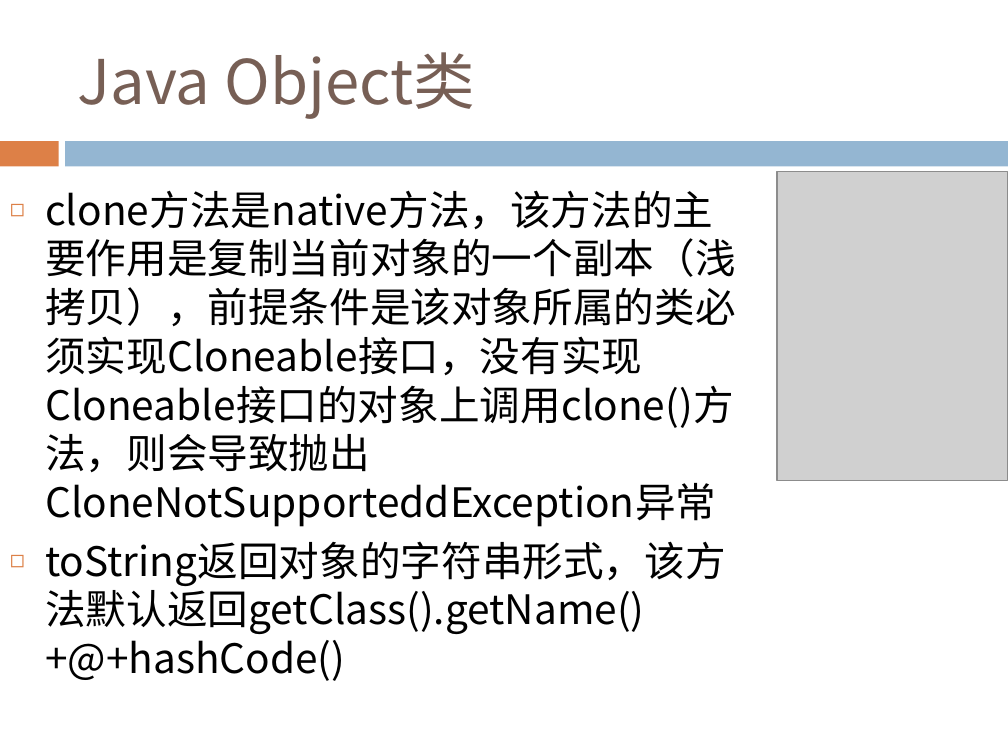
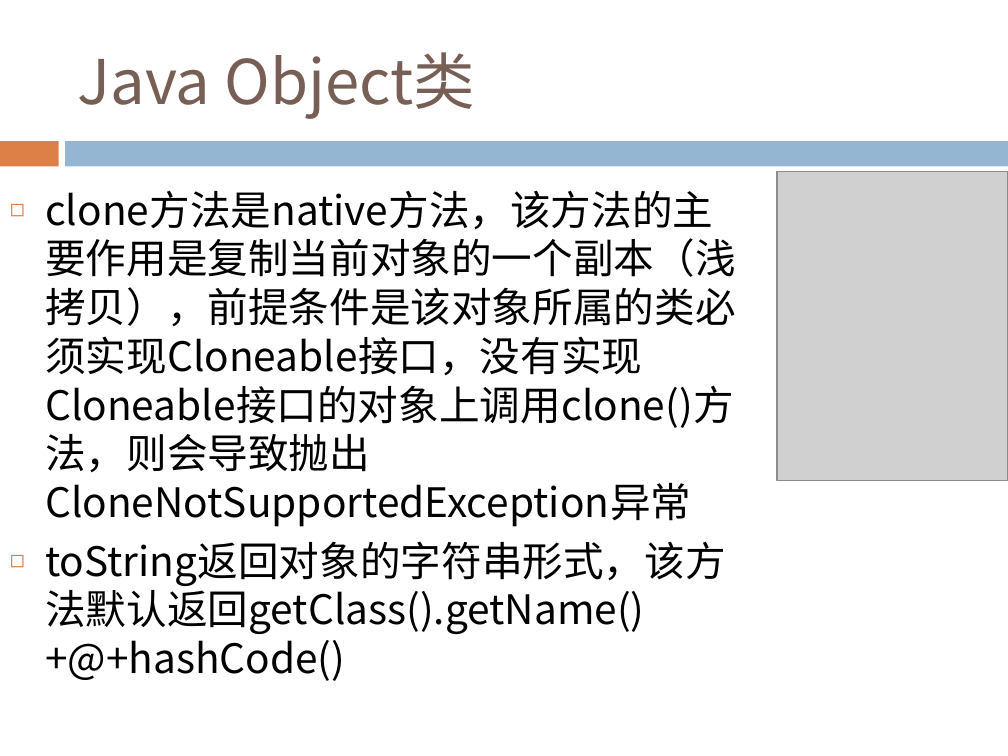
Before and after one commit to Costriod/study, a slide deck: slide 11 of Java基础.pptx. Drawn at 1008x756 pixels with LibreOffice and Linux fonts; fonts in the diff are those of the drawing; grey boxes stand for pictures. Boxes give left, top, right and bottom in pixels: in the first picture for what was removed or moved away, otherwise in the second. Text is boxed around its words. In the diff, an @@ line names an element or a change of style, - is before the commit and + after.

```diff
--- a/Java基础.pptx
+++ b/Java基础.pptx
@@ text at [45, 190, 735, 527]: text changed @@
-◻ clone方法是native方法，该方法的主要作用是复制当前对象的一个副本（浅拷贝），前提条件是该对象所属的类必须实现Cloneable接口，没有实现Cloneable接口的对象上调用clone()方法，则会导致抛出CloneNotSupporteddException异常
+◻ clone方法是native方法，该方法的主要作用是复制当前对象的一个副本（浅拷贝），前提条件是该对象所属的类必须实现Cloneable接口，没有实现Cloneable接口的对象上调用clone()方法，则会导致抛出CloneNotSupportedException异常
```
Also in this commit, not shown: 2 other slides changed, 1 slide added.
